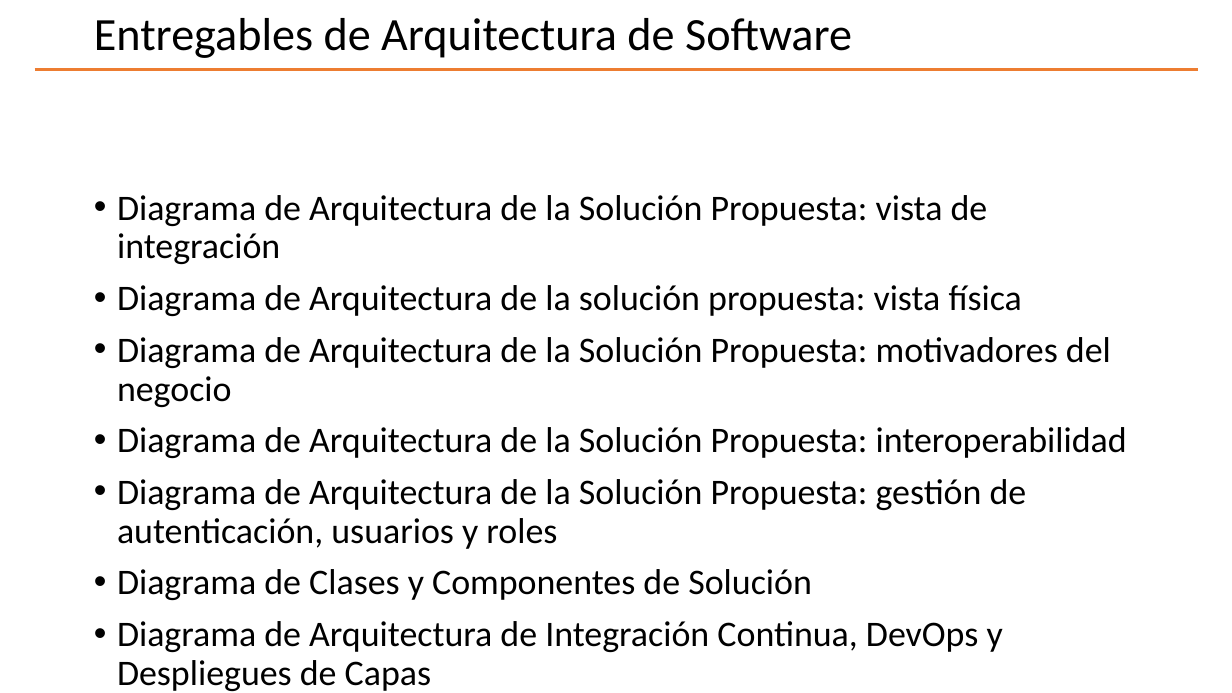
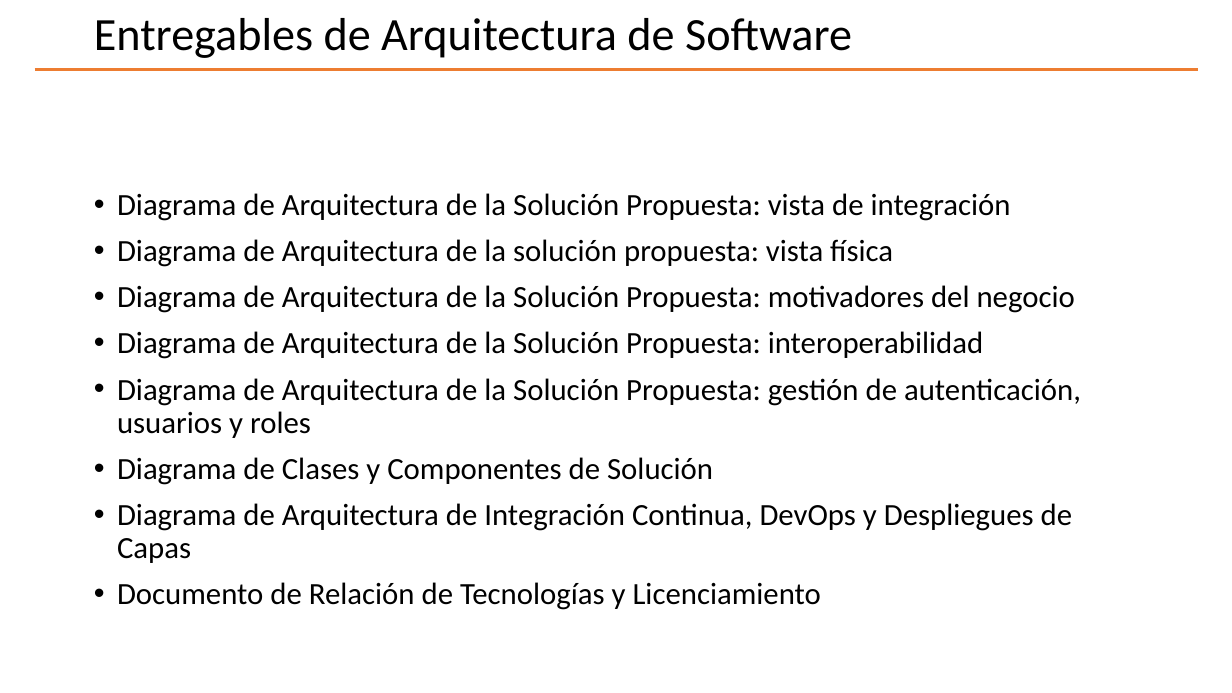
Before and after one commit to hwong23/pgn-078, a slide deck: slide 3 of content/pptxoutpt.pptx (slide 2 before the commit). Drawn at 1232x693 pixels with LibreOffice and Linux fonts; fonts in the diff are those of the drawing; background and template pictures are left out. Boxes give left, top, right and bottom in pixels: in the first picture for what was removed or moved away, otherwise in the second. Text is boxed around its words. In the diff, an @@ line names an element or a change of style, - is before the commit and + after.

```diff
--- a/content/pptxoutpt.pptx
+++ b/content/pptxoutpt.pptx
@@ text "Diagrama de Arquitectura de la ..." at [117,193,1081,610]: size 28 to 24 pt @@
```
Also in this commit, not shown: 6 other slides changed, 2 slides added, 4 other files.
